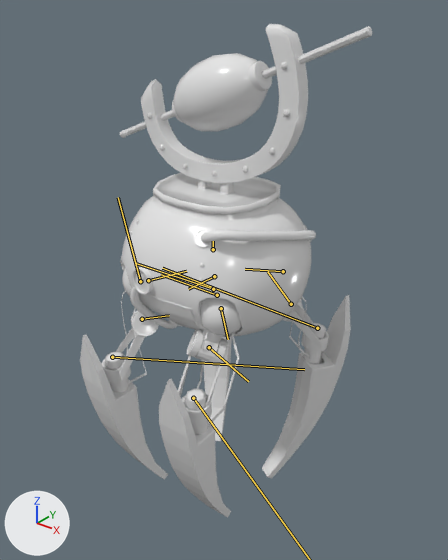
The FBX model Resources/Models/JumperGuard.fbx as it was, and as the next commit left it.
The view is the same before and after, from a 50 mm lens placed at (1.229, -1.497, 2.325), pointed at (0.024, 0.009, 1.391). Every picture has the same lights, and +X, +Y and +Z are marked at lower left. The first picture is the older version. Both versions are drawn at frame 162 of the action 'Jump Mid Air'; the numbers are the values there. The bones that change are drawn over the model as lines.

In view in the first picture: 'Enemy2_9_1:Body', 'Enemy2_9_1:Leg_Hinges', 'Enemy2_9_1:Leg_Rotation', 'Enemy2_9_1:Leg_TubeRings', 'Enemy2_9_1:Leg_Tubes', 'Enemy2_9_1:Leg_Wires', 'Enemy2_9_1:Legs', 'Enemy2_9_1:Legs_FirstHinges', 'Enemy2_9_1:Legs_Gyro', 'Enemy2_9_1:Needle1'.
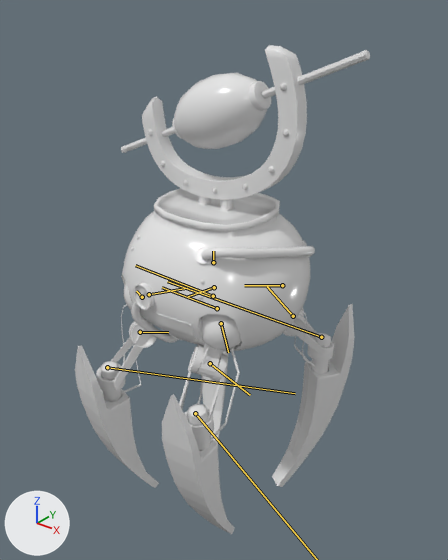
Where the change shows, as pixel boxes [x1, y1, x2, y2] in the pictures (448 x 560 px):
'Enemy2_9_1:Body', posed
    before: [120, 24, 372, 337]
    after: [121, 45, 370, 352]
'Enemy2_9_1:Legs', posed
    before: [80, 295, 351, 518]
    after: [75, 304, 355, 534]
'Enemy2_9_1:Leg_Tubes', posed
    before: [105, 323, 326, 435]
    after: [101, 333, 331, 451]
'Enemy2_9_1:Leg_Hinges', posed
    before: [116, 308, 322, 406]
    after: [111, 318, 325, 421]
'Enemy2_9_1:Legs_Gyro', posed
    before: [122, 268, 242, 344]
    after: [124, 283, 241, 359]
'Enemy2_9_1:Leg_Rotation', posed (9% taller)
    before: [132, 298, 303, 366]
    after: [129, 308, 305, 382]
'Enemy2_9_1:Leg_Wires', posed
    before: [121, 291, 310, 426]
    after: [121, 304, 315, 442]
'Enemy2_9_1:Leg_TubeRings4', now drawn
    after: [96, 338, 335, 440]
'Enemy2_9_1:Leg_TubeRings', no longer drawn
    before: [101, 332, 329, 424]
'Enemy2_9_1:Leg_Rotation_Hinge', now drawn
    after: [130, 312, 305, 378]
'Enemy2_9_1:Legs_FirstHinges', no longer drawn
    before: [131, 299, 302, 362]
'Enemy2_9_1:Needle1', no longer drawn
    before: [139, 275, 144, 288]
bone 'Enemy2_9_1:Root', root to tip
    before: (217, 295) to (161, 274)
    after: (217, 308) to (162, 287)
bone 'Enemy2_9_1:Front_LegGyro_L', root to tip
    before: (221, 308) to (228, 339)
    after: (221, 323) to (228, 352)
bone 'Enemy2_9_1:Front_LegRotation_L', root to tip
    before: (209, 347) to (248, 381)
    after: (210, 363) to (250, 395)
bone 'Enemy2_9_1:Back_LegGyro_R', root to tip
    before: (283, 271) to (245, 269)
    after: (282, 285) to (244, 285)
bone 'Enemy2_9_1:Back_LegRotation_R', root to tip
    before: (291, 304) to (267, 271)
    after: (293, 316) to (267, 286)
bone 'Enemy2_9_1:Back_Leg_R', root to tip
    before: (317, 328) to (162, 268)
    after: (321, 337) to (167, 281)
bone 'Enemy2_9_1:Back_LegGyro_L', root to tip
    before: (213, 249) to (213, 241)
    after: (213, 262) to (213, 251)
bone 'Enemy2_9_1:Back_LegRotation_L', root to tip
    before: (214, 276) to (188, 289)
    after: (214, 287) to (188, 296)
bone 'Enemy2_9_1:Back_Leg_L', root to tip
    before: (213, 289) to (136, 263)
    after: (213, 296) to (135, 265)
bone 'Enemy2_9_1:Front_RegGyro_R', root to tip
    before: (148, 280) to (186, 271)
    after: (149, 294) to (187, 288)
bone 'Enemy2_9_1:Front_RegRotation_R', root to tip
    before: (142, 319) to (169, 315)
    after: (140, 332) to (168, 332)
bone 'Enemy2_9_1:Front_Reg_R', root to tip
    before: (112, 357) to (304, 369)
    after: (107, 367) to (295, 393)
bone 'Enemy2_9_1:joint3', root to tip
    before: (140, 281) to (118, 197)
    after: (142, 297) to (136, 291)

The edits, one by one:
Bone 'Enemy2_9_1:Root' (bone_enemy2_9_1_root) moves from (82.8, 0.0, 0.0) to (77.3, 0.0, 0.0).
Bone 'Enemy2_9_1:Front_LegGyro_L' (bone_enemy2_9_1_front_leggyro_l) turns from (6, 2, -64) to (5, 2, -60) degrees about its own x, y and z.
Bone 'Enemy2_9_1:Front_LegRotation_L' (bone_enemy2_9_1_front_legrotation_l) turns from (-15, 17, -11) to (-14, 16, -11) degrees about its own x, y and z.
Bone 'Enemy2_9_1:Front_Leg_L' (bone_enemy2_9_1_front_leg_l) turns from (-2, -24, 58) to (-2, -22, 54) degrees about its own x, y and z.
Bone 'Enemy2_9_1:Back_LegGyro_R' (bone_enemy2_9_1_back_leggyro_r) turns from (0, -11, -59) to (0, -11, -55) degrees about its own x, y and z.
Bone 'Enemy2_9_1:Back_LegRotation_R' (bone_enemy2_9_1_back_legrotation_r) turns from (-24, 12, 0) to (-23, 11, 0) degrees about its own x, y and z.
Bone 'Enemy2_9_1:Back_Leg_R' (bone_enemy2_9_1_back_leg_r) turns from (-3, -15, 56) to (-3, -14, 52) degrees about its own x, y and z.
Bone 'Enemy2_9_1:Back_LegGyro_L' (bone_enemy2_9_1_back_leggyro_l) turns from (1, -12, -59) to (1, -11, -55) degrees about its own x, y and z.
Bone 'Enemy2_9_1:Back_LegRotation_L' (bone_enemy2_9_1_back_legrotation_l) turns from (-24, 12, 0) to (-23, 11, 0) degrees about its own x, y and z.
Bone 'Enemy2_9_1:Back_Leg_L' (bone_enemy2_9_1_back_leg_l) turns from (-3, -15, 56) to (-3, -14, 52) degrees about its own x, y and z.
Bone 'Enemy2_9_1:Front_RegGyro_R' (bone_enemy2_9_1_front_reggyro_r) turns from (4, 1, -64) to (4, 1, -60) degrees about its own x, y and z.
Bone 'Enemy2_9_1:Front_RegRotation_R' (bone_enemy2_9_1_front_regrotation_r) turns from (-16, 17, -11) to (-14, 16, -11) degrees about its own x, y and z.
Bone 'Enemy2_9_1:Front_Reg_R' (bone_enemy2_9_1_front_reg_r) turns from (-2, -24, 58) to (-2, -22, 54) degrees about its own x, y and z.
Bone 'Enemy2_9_1:joint3' (bone_enemy2_9_1_joint3) turns from (0, 0, 16) to (-1, -1, -15) degrees about its own x, y and z.
